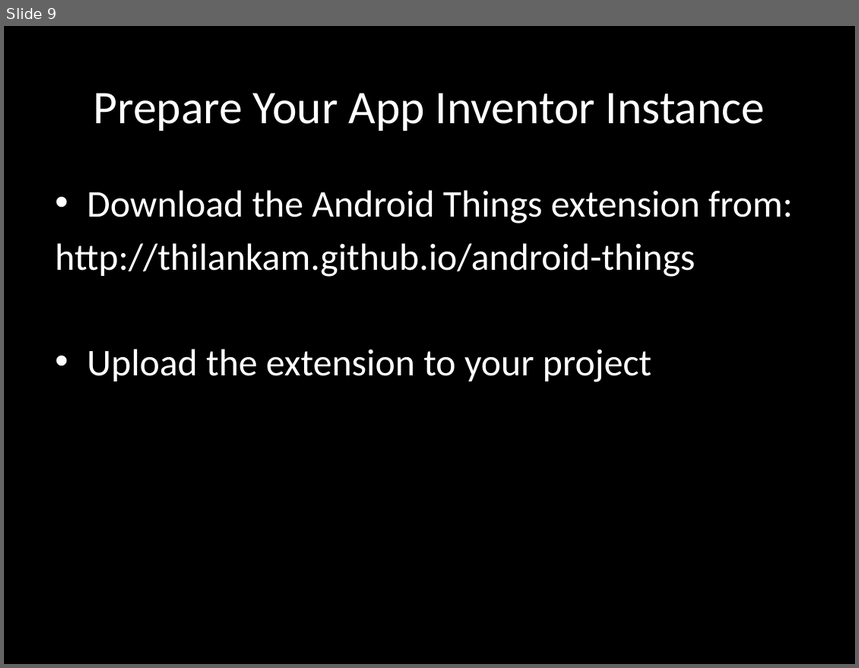
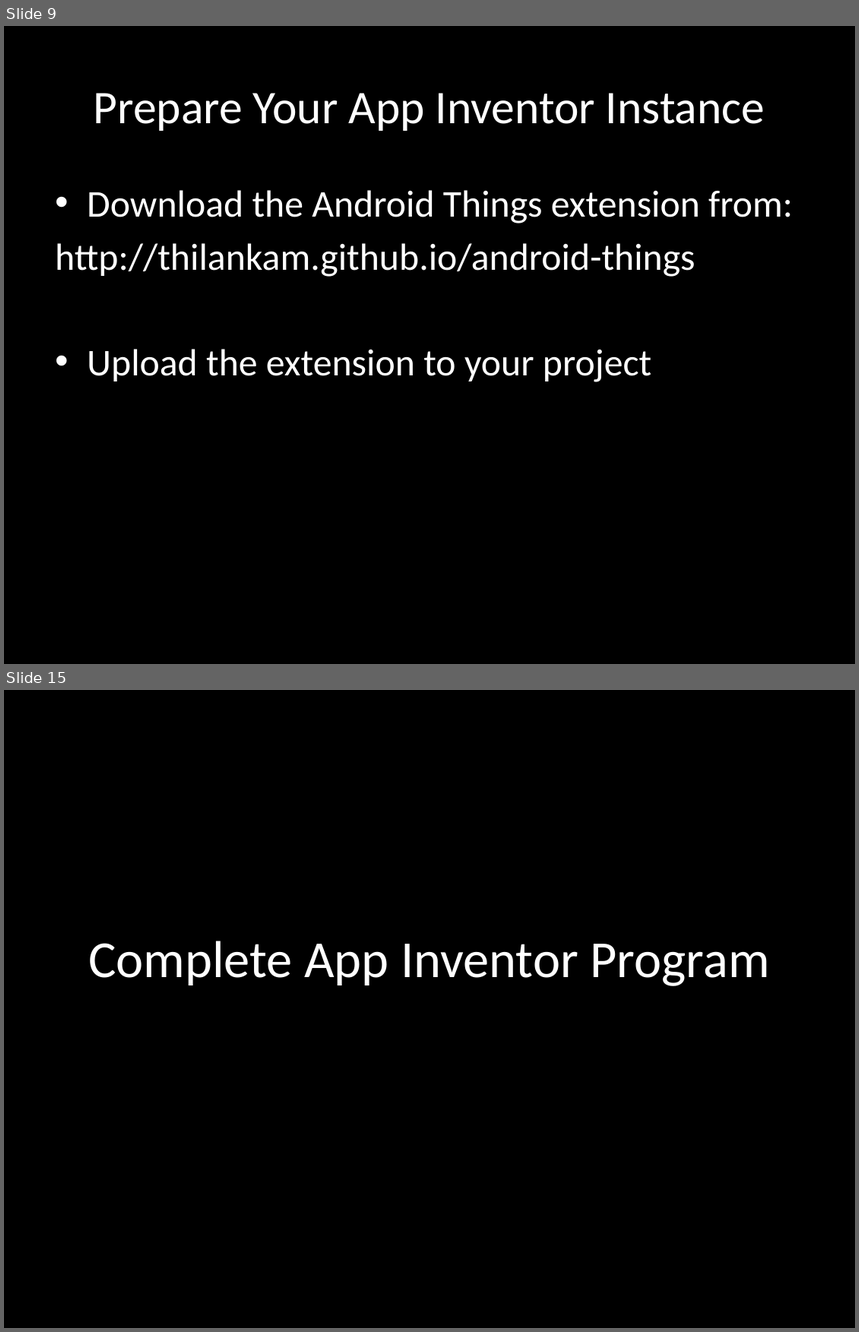
Before and after one commit to thilankam/thilankam.github.io, a slide deck: gsoc17/tutorial/Android_Things_GPIO_Output/movie_presentation.pptx. Shown one above the other, each under a label of ours: slide 9 before the commit, slides 9 and 15 after it; the slides between them are not shown. The pictures are 859x668 and 859x1332 pixels, drawn with LibreOffice and Linux fonts; fonts in the diff are those of the drawing. Boxes give left, top, right and bottom in pixels: in the first picture for what was removed or moved away, otherwise in the second. Text is boxed around its words. In the diff, an @@ line names an element or a change of style, - is before the commit and + after.

```diff
--- a/gsoc17/tutorial/Android_Things_GPIO_Output/movie_presentation.pptx
+++ b/gsoc17/tutorial/Android_Things_GPIO_Output/movie_presentation.pptx
@@ slide 15 added at (4,690,855,1328), background #000000 @@
@@ title added at (88,941,769,986), 44 pt, text #FFFFFF @@
+Complete App Inventor Program
```
Also in this commit, not shown: 6 other slides added, 5 other files.
